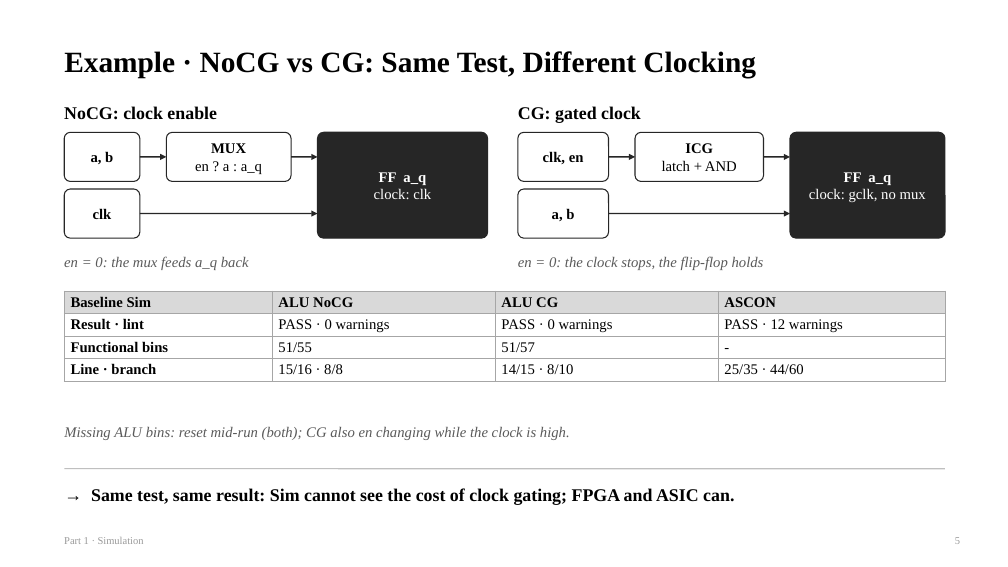
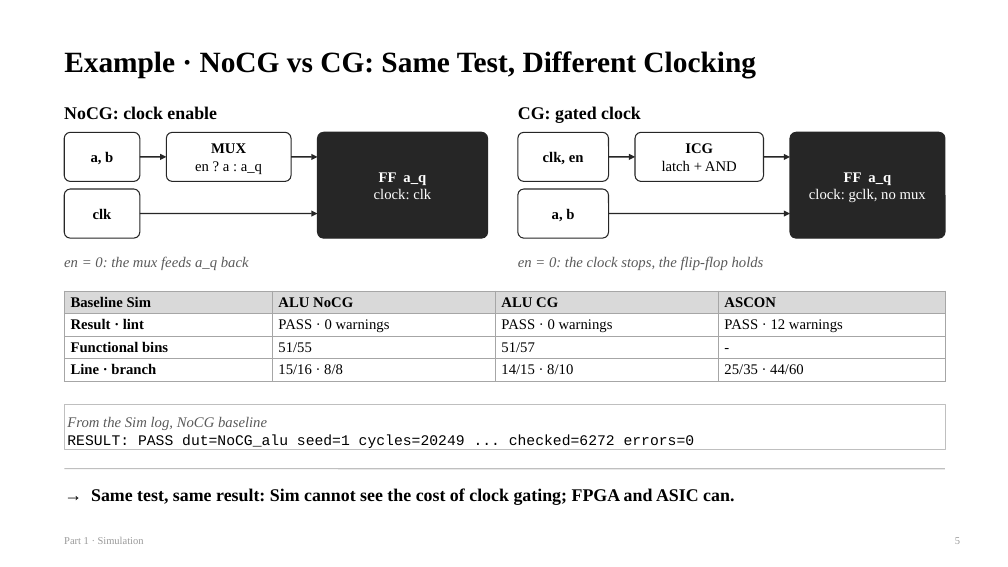
Before and after one commit to chipchip-tech/CHIA-workflow, a slide deck: slide 5 of projects/demo-alu/report/guides/1_Sim.pptx. Drawn at 1008x567 pixels with LibreOffice and Linux fonts; fonts in the diff are those of the drawing. Boxes give left, top, right and bottom in pixels: in the first picture for what was removed or moved away, otherwise in the second. Text is boxed around its words. In the diff, an @@ line names an element or a change of style, - is before the commit and + after.

```diff
--- a/projects/demo-alu/report/guides/1_Sim.pptx
+++ b/projects/demo-alu/report/guides/1_Sim.pptx
@@ rectangle "From the Sim log, NoCG ...": place and size @@
-rectangle "From the Sim log, NoCG ..." at [64, 427, 570, 440]
+rectangle "From the Sim log, NoCG ..." at [64, 405, 945, 450]
@@ rectangle "From the Sim log, NoCG ..." at [64, 405, 945, 450]: vertical alignment middle to top; outline none to #BFBFBF 0.75 pt @@
@@ text in rectangle at [67, 417, 695, 450]: text changed; font Times New Roman to Courier New; text colour #5A5A5A to #000000; italic off @@
-Missing ALU bins: reset mid-run (both); CG also en changing while the clock is high.
+From the Sim log, NoCG baseline
+RESULT: PASS dut=NoCG_alu seed=1 cycles=20249 ... checked=6272 errors=0
```
Also in this commit, not shown: 1 other slide changed, 5 other files.
